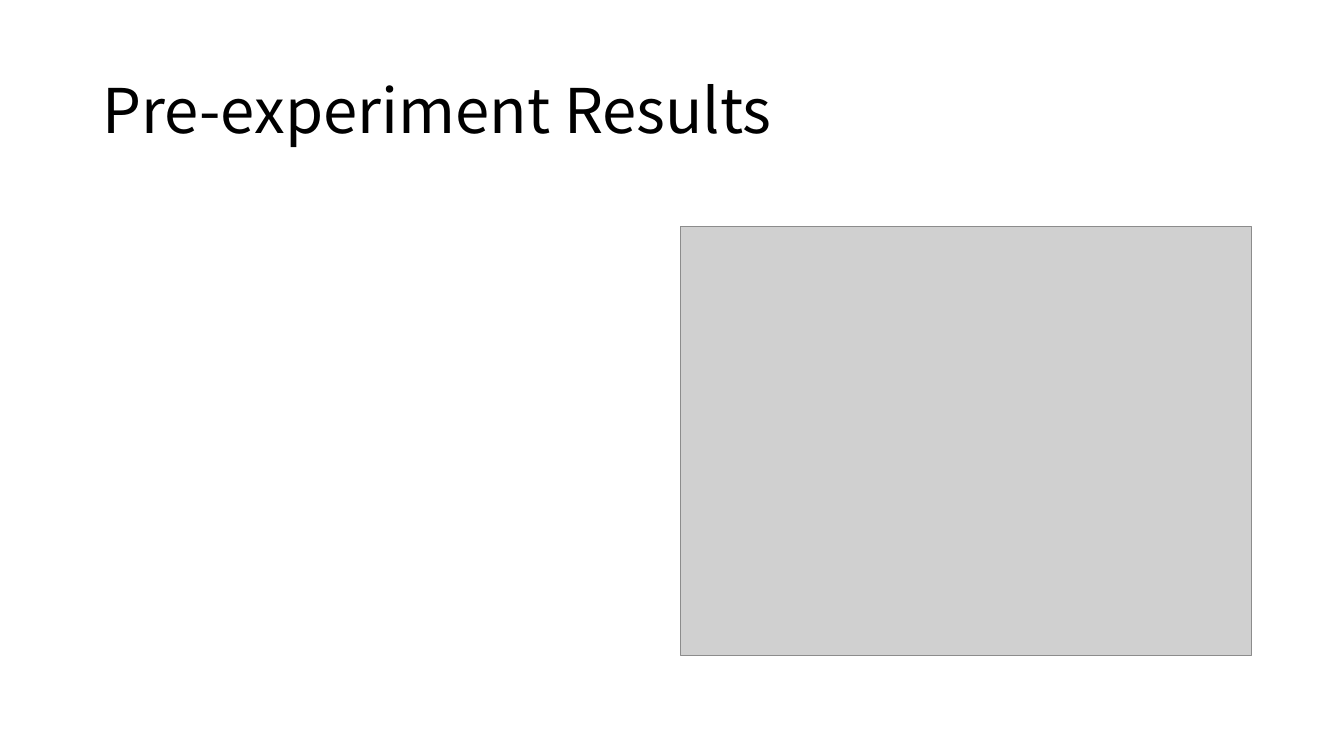
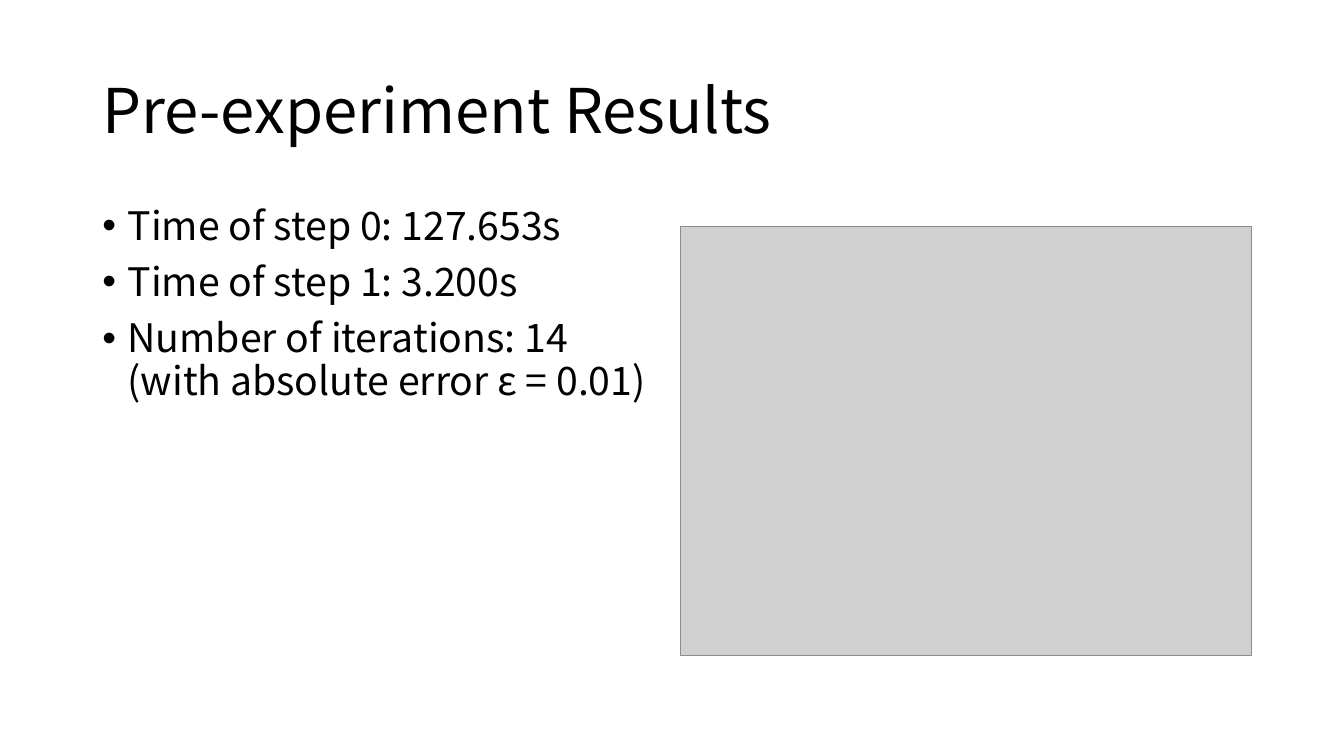
Before and after one commit to yuzhenfeng2002/Predicting-for-Each-Dynamic-Ridepooling-Order-on-Grid-Network, a slide deck: slide 3 of Grid Network Experienments 2.pptx. Drawn at 1344x756 pixels with LibreOffice and Linux fonts; fonts in the diff are those of the drawing; grey boxes stand for pictures. Boxes give left, top, right and bottom in pixels: in the first picture for what was removed or moved away, otherwise in the second. Text is boxed around its words. In the diff, an @@ line names an element or a change of style, - is before the commit and + after.

```diff
--- a/Grid Network Experienments 2.pptx
+++ b/Grid Network Experienments 2.pptx
@@ text added at [128,208,645,403], 28 pt, text #000000 @@
+• Time of step 0: 127.653s
+• Time of step 1: 3.200s
+• Number of iterations: 14 (with absolute error ε = 0.01)
```
Also in this commit, not shown: 1 other slide changed, 5 slides added, 1 other file.
